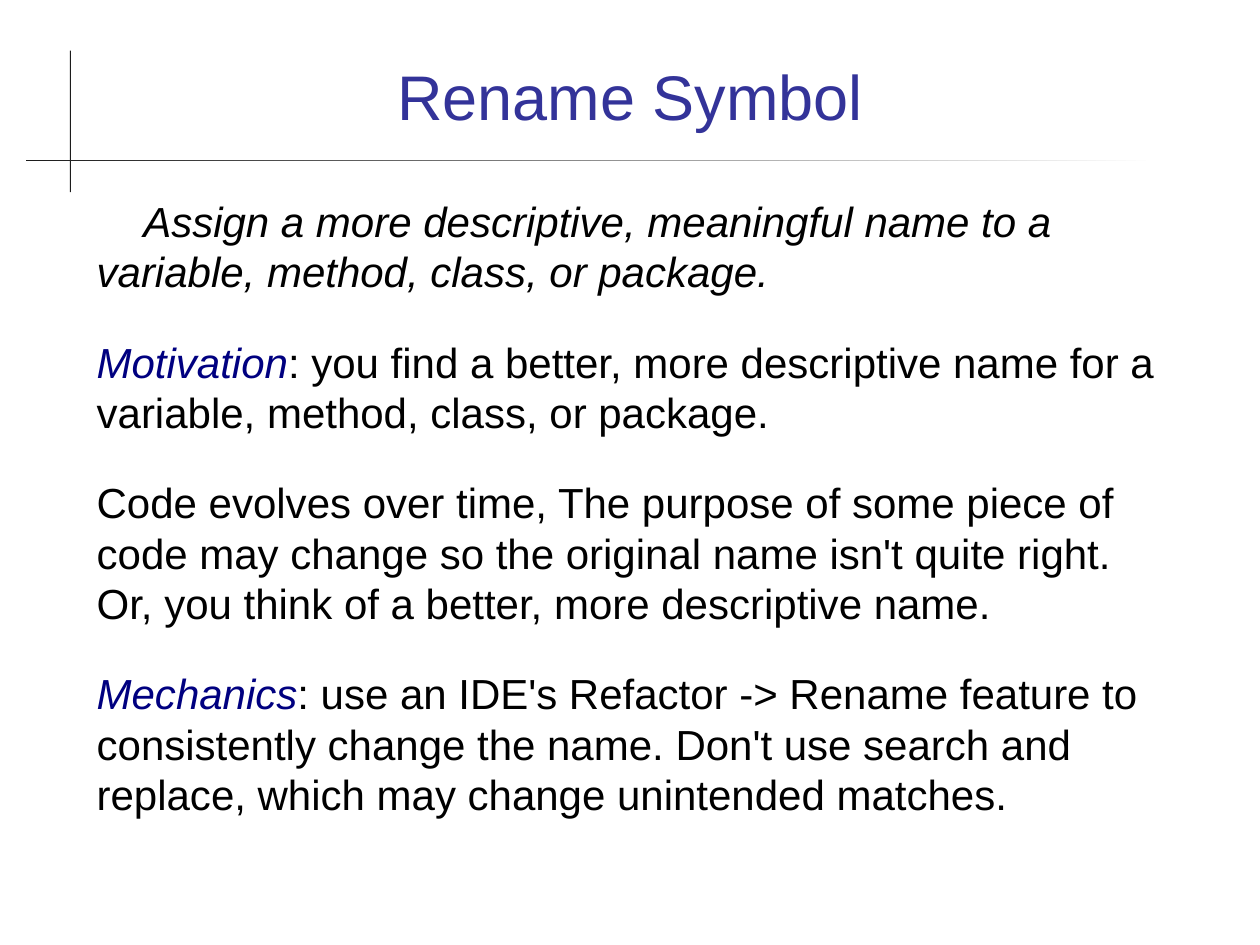
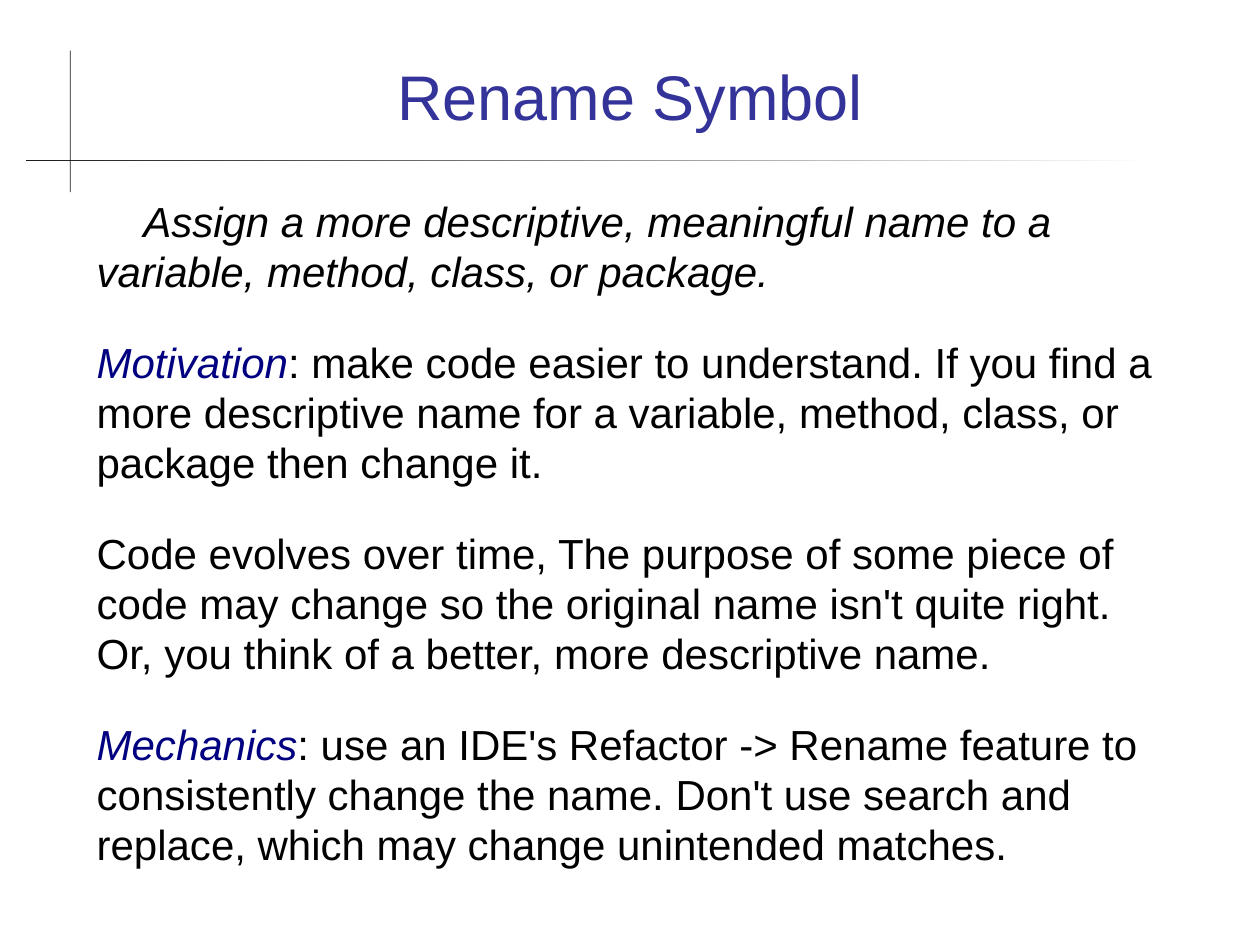
Before and after one commit to cpske/ISP, a slide deck: slide 2 of refactoring/Refactoring-Patterns.ppt. Drawn at 1260x945 pixels with LibreOffice and Linux fonts; fonts in the diff are those of the drawing. Boxes give left, top, right and bottom in pixels: in the first picture for what was removed or moved away, otherwise in the second. Text is boxed around its words. In the diff, an @@ line names an element or a change of style, - is before the commit and + after.

```diff
--- a/refactoring/Refactoring-Patterns.ppt
+++ b/refactoring/Refactoring-Patterns.ppt
@@ text at box(97, 347, 1151, 487): text changed @@
-Motivation: you find a better, more descriptive name for a variable, method, class, or package.
+Motivation: make code easier to understand. If you find a more descriptive name for a variable, method, class, or package then change it.
```
Also in this commit, not shown: 1 other slide changed, 4 other files.
